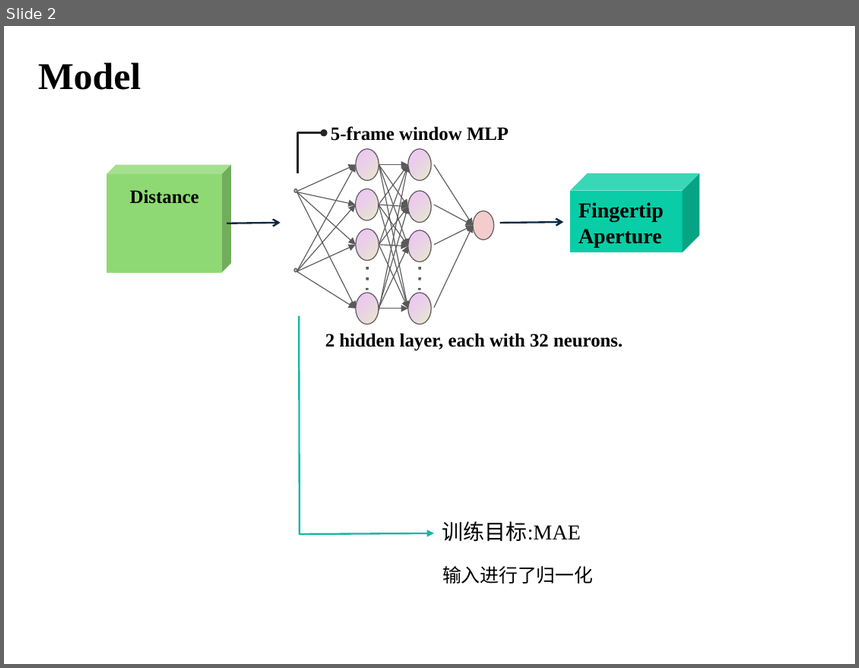
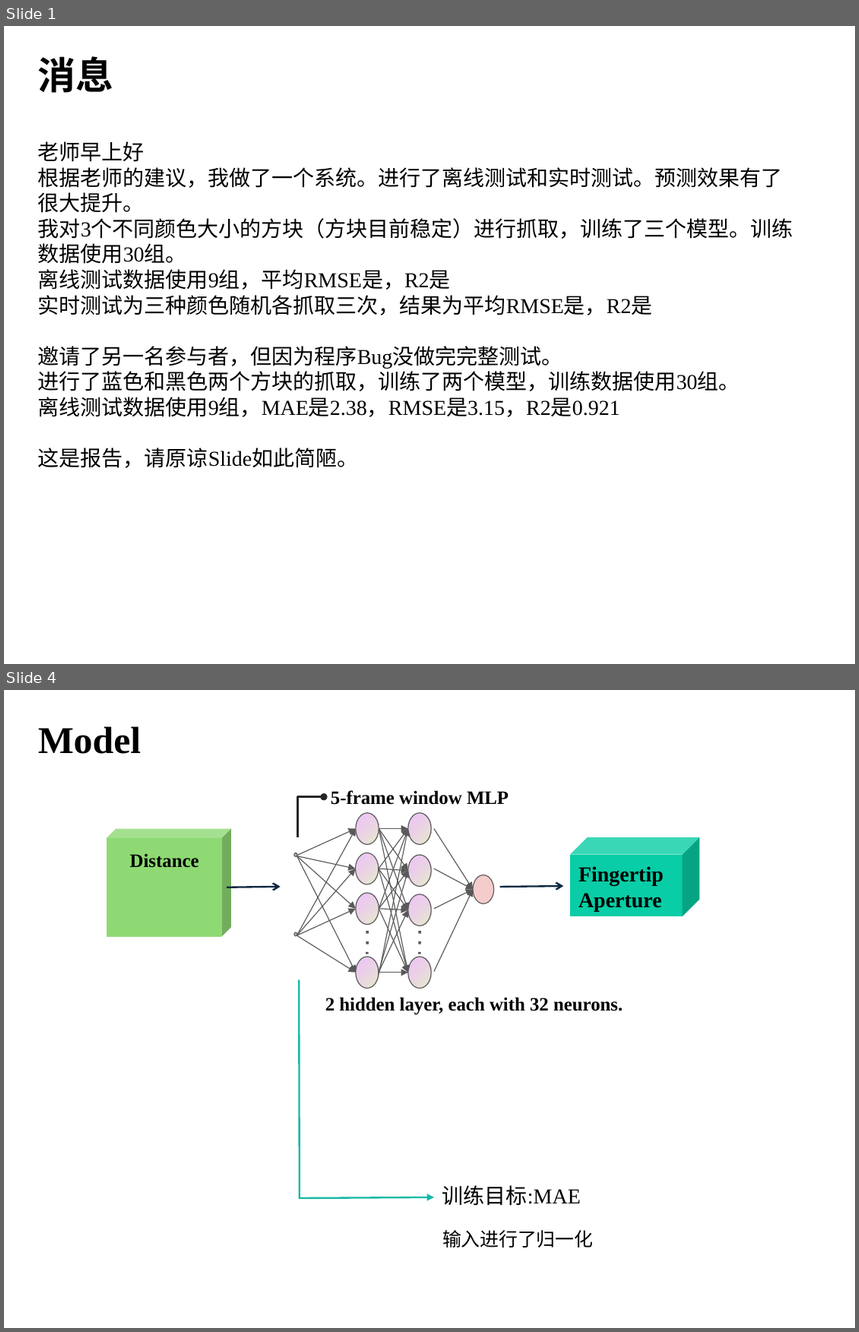
Before and after one commit to DiXiQing/Multimodal_Imitation_Learning, a slide deck: Report/Report_1019.pptx. Shown one above the other, each under a label of ours: slide 2 before the commit, slides 1 and 4 after it; the slides between them are not shown. The pictures are 859x668 and 859x1332 pixels, drawn with LibreOffice and Linux fonts; fonts in the diff are those of the drawing. Boxes give left, top, right and bottom in pixels: in the first picture for what was removed or moved away, otherwise in the second. Text is boxed around its words. In the diff, an @@ line names an element or a change of style, - is before the commit and + after.

```diff
--- a/Report/Report_1019.pptx
+++ b/Report/Report_1019.pptx
@@ slide 1 added at box(4, 26, 855, 664), background #FFFFFF @@
@@ text added at box(38, 56, 114, 93), 32 pt, text #000000, bold @@
+消息
@@ text added at box(38, 142, 794, 468), 18 pt, text #000000 @@
+老师早上好
+根据老师的建议，我做了一个系统。进行了离线测试和实时测试。预测效果有了很大提升。
+我对3个不同颜色大小的方块（方块目前稳定）进行抓取，训练了三个模型。训练数据使用30组。
+离线测试数据使用9组，平均RMSE是，R2是
+实时测试为三种颜色随机各抓取三次，结果为平均RMSE是，R2是
+邀请了另一名参与者，但因为程序Bug没做完完整测试。
+进行了蓝色和黑色两个方块的抓取，训练了两个模型，训练数据使用30组。
+离线测试数据使用9组，MAE是2.38，RMSE是3.15，R2是0.921
+这是报告，请原谅Slide如此简陋。
@@ what was slide 2 is now slide 4 @@
```
Also in this commit, not shown: 2 other slides added, 1 slide removed.
